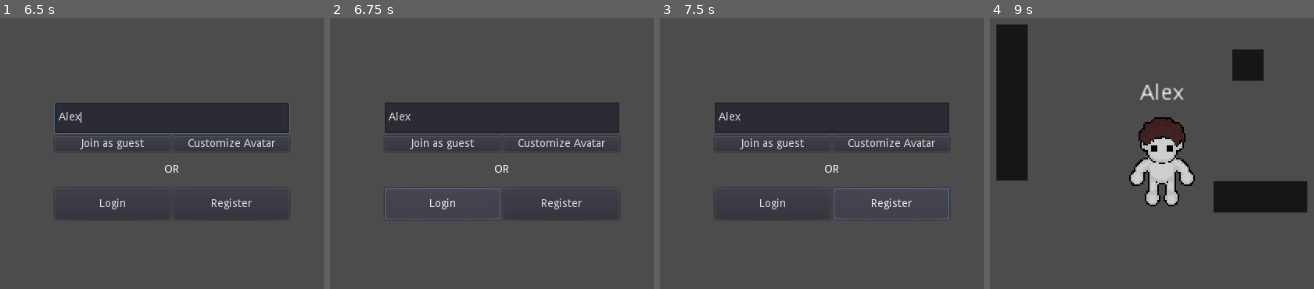
Above: before the commit, frames 1-4 (left to right).
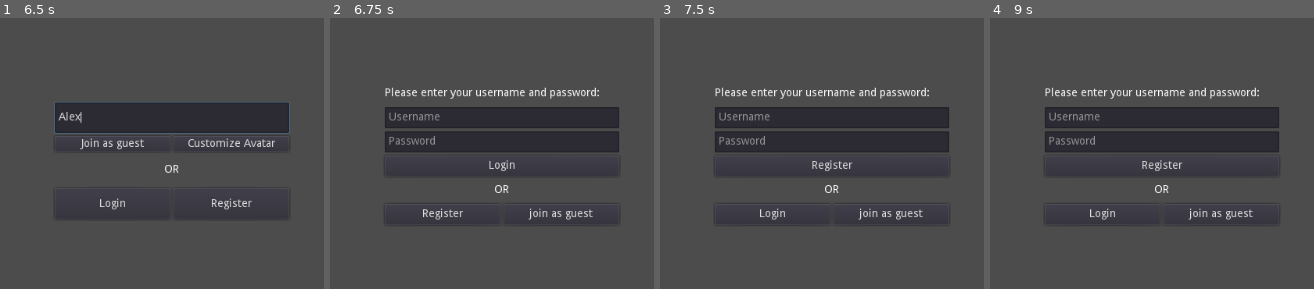
Above: after the commit, the same moments.

Repository: MinisX/Collaboration-Space
Game: Godot game, scene res://login/LoginScreen.tscn
The game is run twice, just before and just after one commit, with the same random seed, the same clock (stepped at 60 frames per second) and the same inputs. The engine's default icon, where the game draws it, is replaced by a stand-in: a white triangle on a blue panel in a dark square.
Inputs (mouse positions are in pixels of both pictures, inside the frame that each line leads up to):
- Up to frame 1 (6.5 s): click (171, 118) at 0.52 s; type "Alex" at 0.6 s; click (171, 142) at 0.75 s; type "12" at 0.83 s; click "Login" at 1.25 s; click "Register" at 2 s; click (171, 118) at 2.77 s; type "Alex" at 2.85 s; click (171, 142) at 3 s; type "12" at 3.08 s; click "Register" at 3.5 s; click "Login" at 4.25 s; click "join as guest" at 5 s; click (171, 118) at 5.77 s; type "Alex" at 5.85 s
- Up to frame 2 (6.75 s): click "Login" at 6.5 s
- Up to frame 3 (7.5 s): click "Register" at 7.25 s
- Up to frame 4 (9 s): click "Join as guest" (after the commit: "join as guest") at 8 s; click (1220, 204) at 8.75 s, where only the run after the commit has a clickable "Register"

Frame 1 is identical in both runs. In frame 2, 6.7% of the frame differs, in the area x 16-90%, y 25-75%; in frame 3, 6.6%; in frame 4, 24%, in the area x 1-98%, y 2-75%.
Error in both runs: Invalid get index 'error' (on base: 'Nil'). (res://login/LoginScreen.gd:40)

Commit message:
small fixes

Diff:
--- a/Main Project/EnteringScene.gd
+++ b/Main Project/EnteringScene.gd
@@ -38,8 +38,8 @@
 
 # Called when login button is pressed
 func _on_LoginButton_pressed():
-	get_tree().change_scene("res://LoginScreen.tscn")
+	get_tree().change_scene("res://login/LoginScreen.tscn")
 
 # Called when register button is pressed
 func _on_RegisterButton_pressed():
-	get_tree().change_scene("res://RegisterScreen.tscn")
+	get_tree().change_scene("res://register/RegisterScreen.tscn")
--- a/Main Project/EnteringScene.tscn
+++ b/Main Project/EnteringScene.tscn
@@ -113,10 +113,10 @@
 text = "Back"
 
 [node name="ColorPicker" type="ColorPicker" parent="CustomizeUI_Container/HBoxContainer"]
-margin_left = 78.0
-margin_top = 4.0
-margin_right = 386.0
-margin_bottom = 504.0
+margin_left = 82.0
+margin_top = 8.0
+margin_right = 390.0
+margin_bottom = 508.0
 
 [node name="Avatar" parent="CustomizeUI_Container/HBoxContainer" instance=ExtResource( 2 )]
 position = Vector2( 715, 180 )
